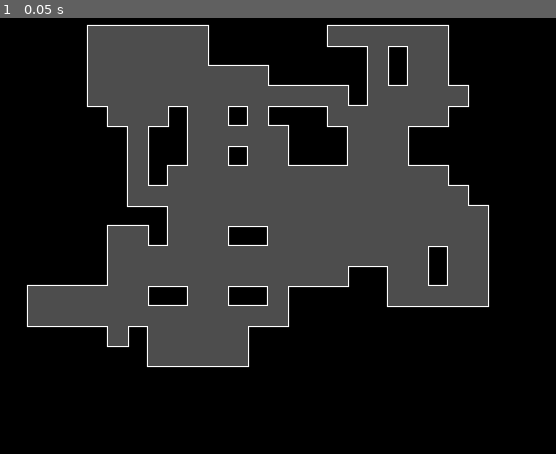
Above: before the commit, frame 1.
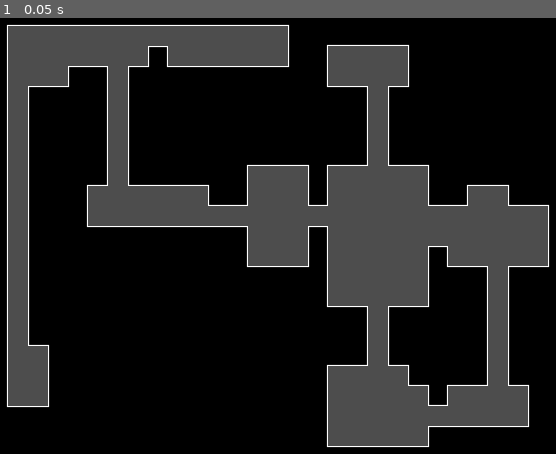
Above: after the commit, the same moment.

Repository: ROMUBOY/walker-level-generator-godot
Game: Godot game, scene res://world.tscn
The game is run twice, just before and just after one commit, with the same random seed, the same clock (stepped at 60 frames per second) and the same inputs.
Inputs:
- Up to frame 1 (0.05 s): no input

The runs differ from the first frame. In frame 1, 43% of the frame differs, in the area x 1-99%, y 1-99%.

Commit message:
adding rooms

Diff:
--- a/walker.gd
+++ b/walker.gd
@@ -16,8 +16,9 @@
 	borders = new_borders
 
 func walk(steps):
+	create_room(position)
 	for step in steps:
-		if randf() <= 0.25 or steps_since_turn >= 4:
+		if randf() <= 0.25 and steps_since_turn >= 6:
 			change_direction()
 
 		if step():
@@ -36,6 +37,7 @@
 		return false
 
 func change_direction():
+	create_room(position)
 	steps_since_turn = 0
 	var directions = DIRECTIONS.duplicate()
 	directions.erase(direction)
@@ -43,3 +45,12 @@
 	direction = directions.pop_front()
 	while not borders.has_point(position + direction):
 		direction = directions.pop_front()
+
+func create_room(position):
+	var size = Vector2(randi() % 4 + 2, randi() % 4 + 2)
+	var top_left_corner = (position - size/2).ceil()
+	for y in size.y:
+		for x in size.x:
+			var new_step = top_left_corner + Vector2(x, y)
+			if borders.has_point(new_step):
+				step_history.append(new_step)
--- a/world.gd
+++ b/world.gd
@@ -11,7 +11,7 @@
 
 func generate_level():
 	var walker = Walker.new(Vector2(19, 11), borders)
-	var map = walker.walk(500)
+	var map = walker.walk(200)
 	walker.queue_free()
 	var cells = []
 	for location in map:
